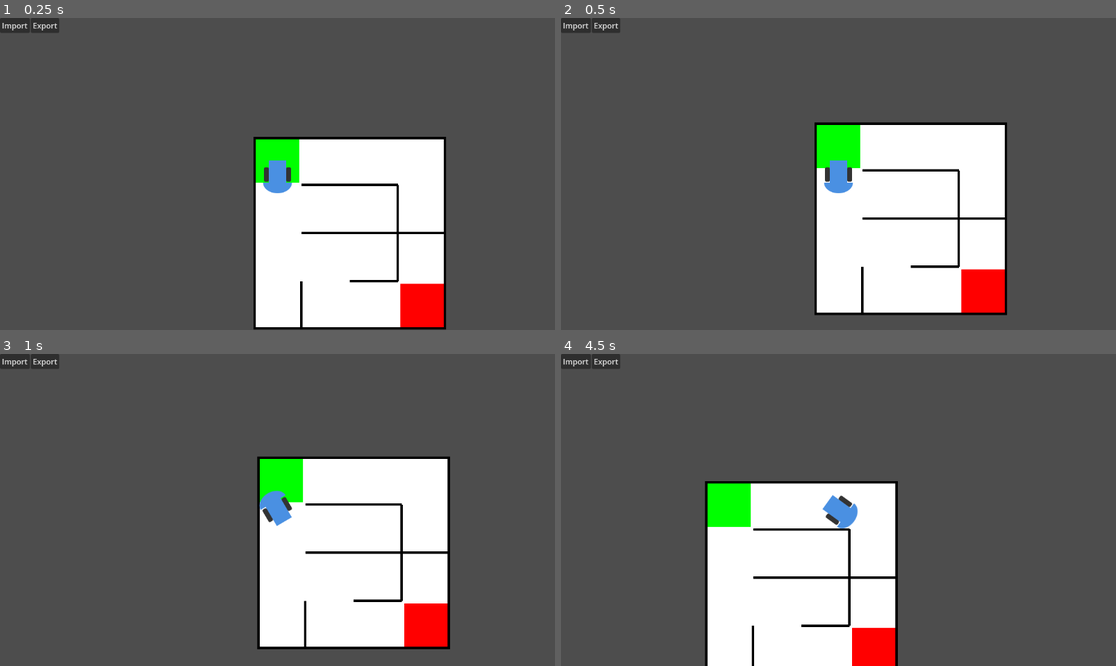
Above: before the commit, frames 1-4 (two rows, left to right).
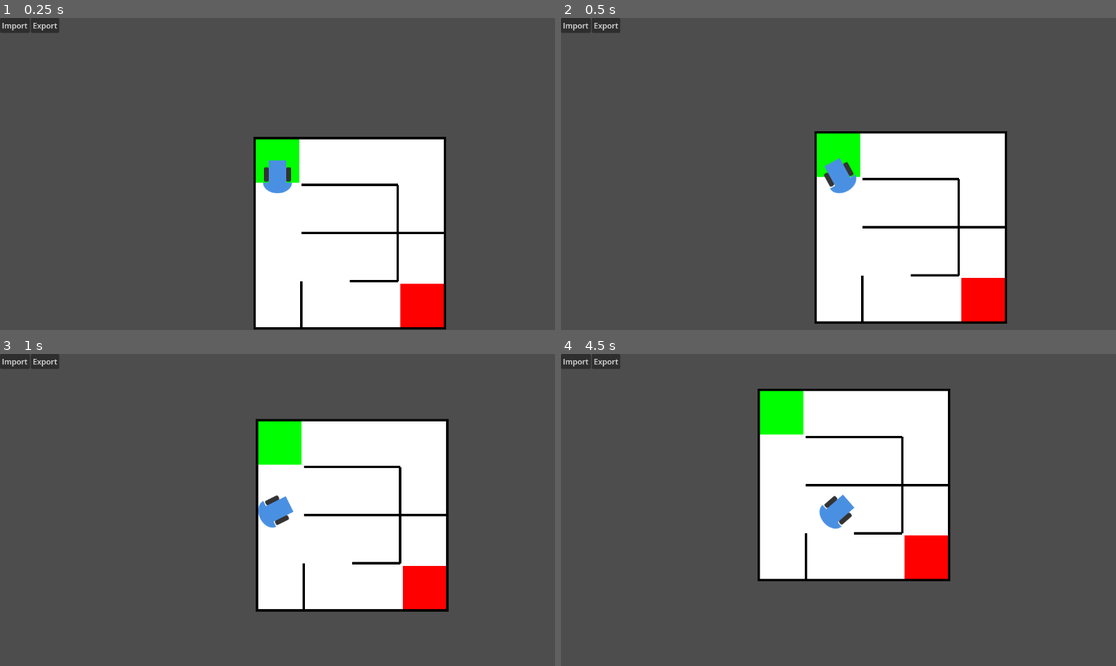
Above: after the commit, the same moments.

Repository: RubenJasperse/MazeSolverRobotSim
Game: Godot game, scene res://Scenes/main.tscn
The game is run twice, just before and just after one commit, with the same random seed, the same clock (stepped at 60 frames per second) and the same inputs.
Inputs:
- Up to frame 1 (0.25 s): no input
- Up to frame 2 (0.5 s): no input
- Up to frame 3 (1 s): tap Enter (ui_accept) at 0.5, 0.77 s; hold D (right) from 0.53 s (still down)
- Up to frame 4 (4.5 s): release D (right) at 1.28 s; hold A (left) 1.28-2.03 s; tap Enter (ui_accept) at 1.52, 3.02, 3.77 s; hold D (right) 2.03-3.53 s; hold A (left) from 3.53 s (still down)

Frame 1 is identical in both runs. In frame 2, 4.0% of the frame differs, in the area x 45-81%, y 33-98%; in frame 3, 13%; in frame 4, 28%, in the area x 25-71%, y 11-100%.

Commit message:
Last Cleanup + Really simple/buggy Wall follower

Diff:
--- a/Scenes/robot.tscn
+++ b/Scenes/robot.tscn
@@ -8,38 +8,38 @@
 [sub_resource type="ConvexPolygonShape2D" id="ConvexPolygonShape2D_2vrla"]
 points = PackedVector2Array(30, 28, 30, -18, 27, -27, 20, -35, 0, -40, -20, -35, -27, -27, -30, -18, -30, 28, -18, 28, 18, 28)
 
-[node name="Robot" type="CharacterBody2D"]
+[node name="Robot" type="CharacterBody2D" unique_id=722499136]
 script = ExtResource("1_2vrla")
 
-[node name="Sensors" type="Node2D" parent="." node_paths=PackedStringArray("front_sensor", "left_sensor", "right_sensor")]
+[node name="Sensors" type="Node2D" parent="." unique_id=2063880973 node_paths=PackedStringArray("front_sensor", "left_sensor", "right_sensor")]
 script = ExtResource("2_6phhs")
 front_sensor = NodePath("front_sensor")
 left_sensor = NodePath("left_sensor")
 right_sensor = NodePath("right_sensor")
 
-[node name="front_sensor" type="RayCast2D" parent="Sensors"]
+[node name="front_sensor" type="RayCast2D" parent="Sensors" unique_id=154614792]
 position = Vector2(0, -35)
 target_position = Vector2(0, -25)
 collide_with_areas = true
 
-[node name="left_sensor" type="RayCast2D" parent="Sensors"]
-position = Vector2(-25, -25)
+[node name="left_sensor" type="RayCast2D" parent="Sensors" unique_id=2056067194]
+position = Vector2(-25, 0)
 rotation = -1.5708
 target_position = Vector2(0, -25)
 collide_with_areas = true
 
-[node name="right_sensor" type="RayCast2D" parent="Sensors"]
-position = Vector2(25, -25)
+[node name="right_sensor" type="RayCast2D" parent="Sensors" unique_id=267789207]
+position = Vector2(25, 0)
 rotation = 1.5708
 target_position = Vector2(0, -25)
 collide_with_areas = true
 
-[node name="Svgviewer-output" type="Sprite2D" parent="."]
+[node name="Svgviewer-output" type="Sprite2D" parent="." unique_id=639001708]
 texture = ExtResource("1_lp65t")
 
-[node name="CollisionShape2D" type="CollisionShape2D" parent="."]
+[node name="CollisionShape2D" type="CollisionShape2D" parent="." unique_id=1953288425]
 shape = SubResource("ConvexPolygonShape2D_2vrla")
 
-[node name="MicroController" type="Node2D" parent="." node_paths=PackedStringArray("sensors_node")]
+[node name="MicroController" type="Node2D" parent="." unique_id=881724583 node_paths=PackedStringArray("sensors_node")]
 script = ExtResource("4_dwnub")
 sensors_node = NodePath("../Sensors")
--- a/Scripts/ExampleAlgorithm.gd
+++ b/Scripts/ExampleAlgorithm.gd
@@ -1,14 +1,23 @@
 extends RefCounted
-class_name ExampleAlgorithm
+class_name WallFollower
 
 var mc: MicrocontrollerAPI
 
-enum State { START, DRIVING, TURNING }
+@export var follow_left: bool = true
+@export var corner_steps: int = 30
+@export var wall_threshold: float = 30.0
+@export var open_side_delay_steps: int = 17
+@export var stuck_threshold_steps: int = 120  # Force a turn if driving this long uninterrupted
+
+enum State { START, DRIVING, TURNING, CORNER_DRIVE, OPEN_SIDE_DELAY }
 var state: State = State.START
+var _corner_steps_remaining: int = 0
+var _delay_steps_remaining: int = 0
+var _steps_since_last_turn: int = 0
 
 func initialize(microcontroller: MicrocontrollerAPI) -> void:
 	mc = microcontroller
-	state = State.START  # Reset state machine
+	state = State.START
 
 func step() -> void:
 	match state:
@@ -17,12 +26,52 @@
 			state = State.DRIVING
 
 		State.DRIVING:
-			if mc.is_wall_ahead():
+			_steps_since_last_turn += 1
+			var wall_ahead   = mc.is_wall_ahead(wall_threshold)
+			var wall_on_side = mc.is_wall_left(wall_threshold) if follow_left else mc.is_wall_right(wall_threshold)
+
+			if wall_ahead:
 				mc.stop_drive()
-				mc.turn(-90)
+				mc.turn(90.0 if follow_left else -90.0)
+				_corner_steps_remaining = 0
+				_steps_since_last_turn = 0
 				state = State.TURNING
+			elif not wall_on_side:
+				_delay_steps_remaining = open_side_delay_steps
+				state = State.OPEN_SIDE_DELAY
+			elif _steps_since_last_turn >= stuck_threshold_steps:
+				# Driving too long with wall on side and nothing ahead — force corner turn
+				mc.stop_drive()
+				mc.turn(-90.0 if follow_left else 90.0)
+				_corner_steps_remaining = corner_steps
+				_steps_since_last_turn = 0
+				state = State.TURNING
+
+		State.OPEN_SIDE_DELAY:
+			var wall_on_side = mc.is_wall_left(wall_threshold) if follow_left else mc.is_wall_right(wall_threshold)
+			if wall_on_side:
+				state = State.DRIVING
+			elif mc.is_wall_ahead(wall_threshold):
+				mc.stop_drive()
+				mc.turn(-90.0 if follow_left else 90.0)
+				_corner_steps_remaining = 0
+				_steps_since_last_turn = 0
+				state = State.TURNING
+			else:
+				_delay_steps_remaining -= 1
+				if _delay_steps_remaining <= 0:
+					mc.stop_drive()
+					mc.turn(-90.0 if follow_left else 90.0)
+					_corner_steps_remaining = corner_steps
+					_steps_since_last_turn = 0
+					state = State.TURNING
 
 		State.TURNING:
 			if not mc.is_turning():
 				mc.drive_forward(0.6)
+				state = State.CORNER_DRIVE if _corner_steps_remaining > 0 else State.DRIVING
+
+		State.CORNER_DRIVE:
+			_corner_steps_remaining -= 1
+			if _corner_steps_remaining <= 0:
 				state = State.DRIVING
--- a/Scripts/RobotController.gd
+++ b/Scripts/RobotController.gd
@@ -1,13 +1,14 @@
 extends CharacterBody2D
 
-@export var wheel_base := 60.0      # distance between wheels
+@export var wheel_base: float = 60.0      # distance between wheels
+@export var speed_multiplier: float = 1
 
 var left_speed := 0.0
 var right_speed := 0.0
 
 func _physics_process(delta):
 
-# Manual Sim Control ----------------------
+# Manual Sim Control -----------------------------------------------------------
 
 	if Input.is_action_pressed("left"):
 		left_speed = 400
@@ -17,14 +18,13 @@
 		left_speed = 0
 	if Input.is_action_just_released("right"):
 		right_speed = 0
-# ----------------------------------------
-
+# ------------------------------------------------------------------------------
 
 	var v = (left_speed + right_speed) / 2.0
 	var omega = (right_speed - left_speed) / wheel_base
 
 	rotation += omega * delta
-	velocity = Vector2(0, -v).rotated(rotation)
+	velocity = Vector2(0, -v).rotated(rotation) * speed_multiplier
 
 	move_and_slide()
 
--- a/Scripts/micro_controller.gd
+++ b/Scripts/micro_controller.gd
@@ -44,7 +44,6 @@
 # Whether drive_forward/backward is active
 var _driving: bool = false
 
-# Base voltage/speed sent to motors; negative = driving backward
 var _drive_base_speed: float = 0.0
 
 # Heading (gyro angle) to maintain while driving
Not shown: 1 places in Scenes/robot.tscn that only renumber resources
Not shown, added: Scenes/main.tscn1132751403.tmp
